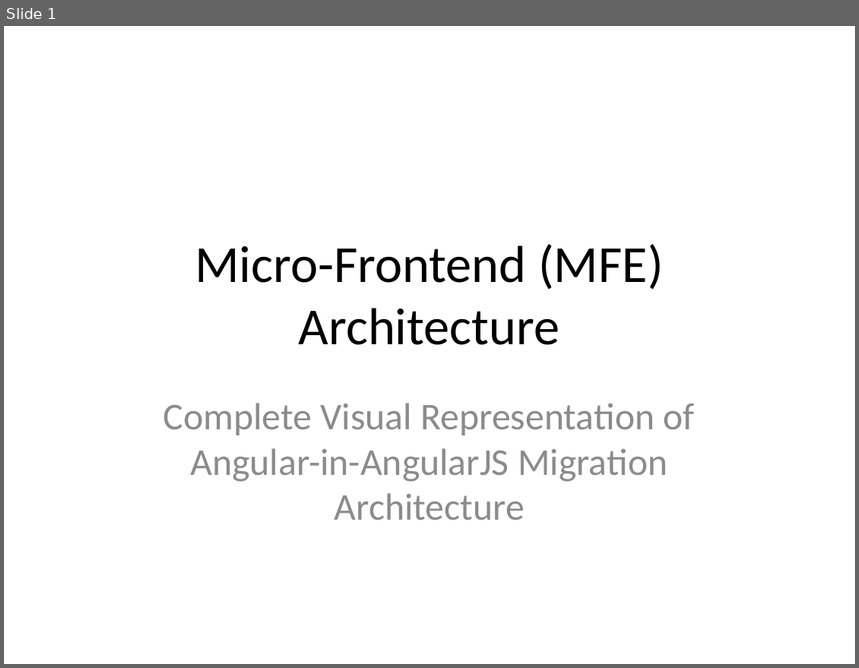
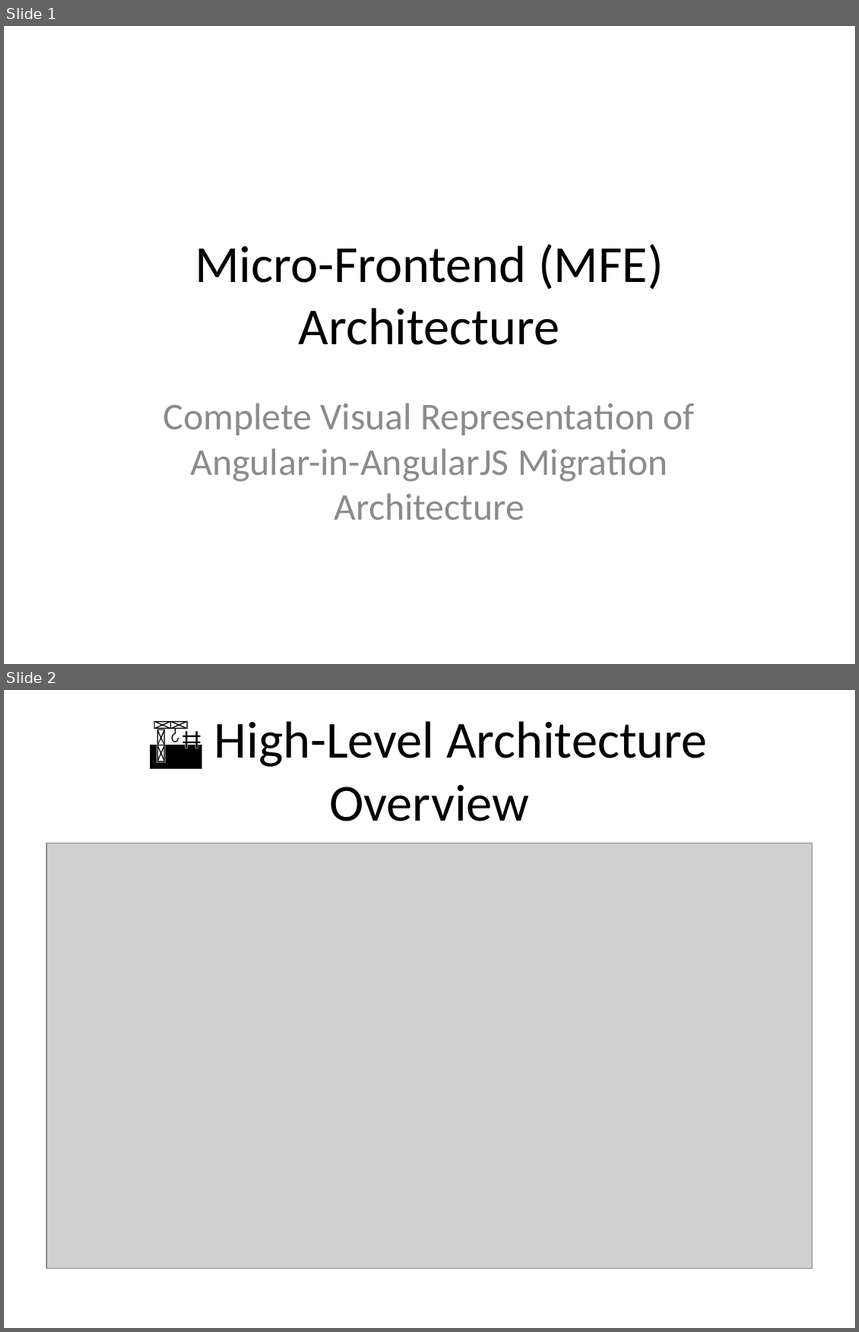
Before and after one commit to mainul-islam-faruqi/migration-from-Angularjs-to-angular, a slide deck: MFE_Architecture_Diagram.pptx. Shown one above the other, each under a label of ours: slide 1 before the commit, slides 1 and 2 after it. The pictures are 859x668 and 859x1332 pixels, drawn with LibreOffice and Linux fonts; fonts in the diff are those of the drawing; grey boxes stand for pictures. Boxes give left, top, right and bottom in pixels: in the first picture for what was removed or moved away, otherwise in the second. Text is boxed around its words. In the diff, an @@ line names an element or a change of style, - is before the commit and + after.

Commit message:
Update architecture diagram and add new mermaid images
- Updated the MFE architecture diagram in PowerPoint format.
- Added multiple new mermaid diagram images for enhanced documentation.

```diff
--- a/MFE_Architecture_Diagram.pptx
+++ b/MFE_Architecture_Diagram.pptx
@@ slide 2 added at bbox=[4, 690, 855, 1328], background #FFFFFF @@
@@ title added at bbox=[215, 721, 708, 821], 44 pt, text #000000 @@
+🏗️ High-Level Architecture Overview
@@ picture added at bbox=[47, 844, 813, 1269] @@
```
Also in this commit, not shown: 12 other slides added, 12 slides removed, 7 other files.
